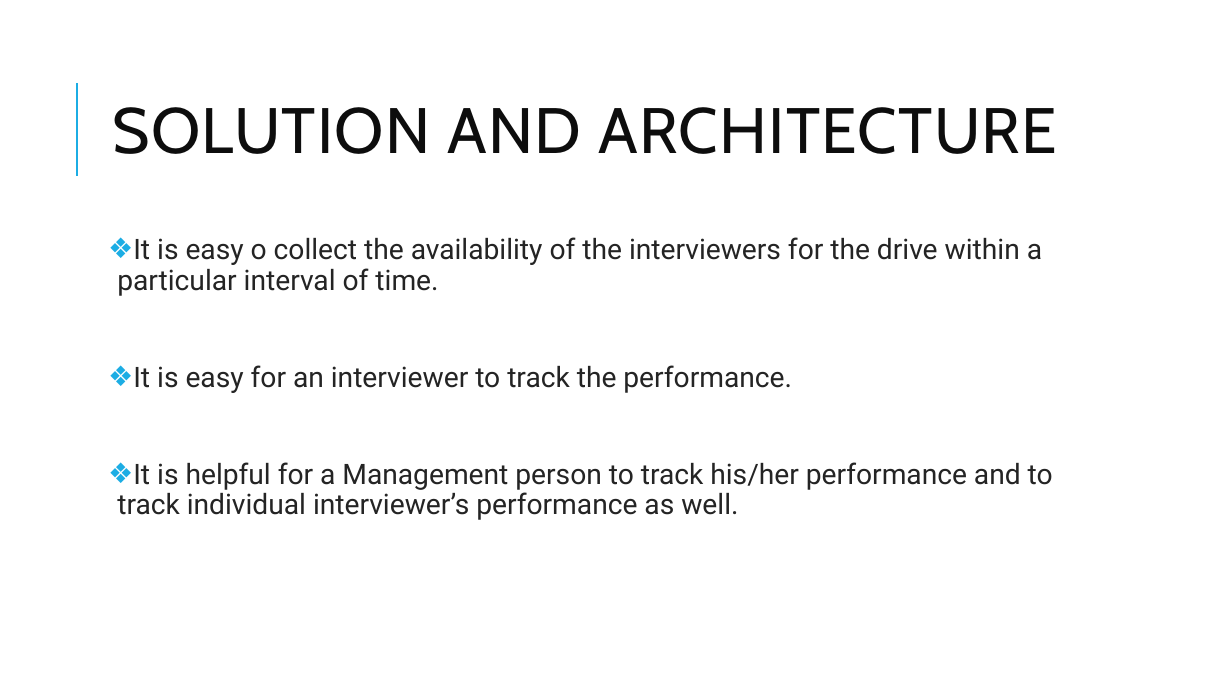
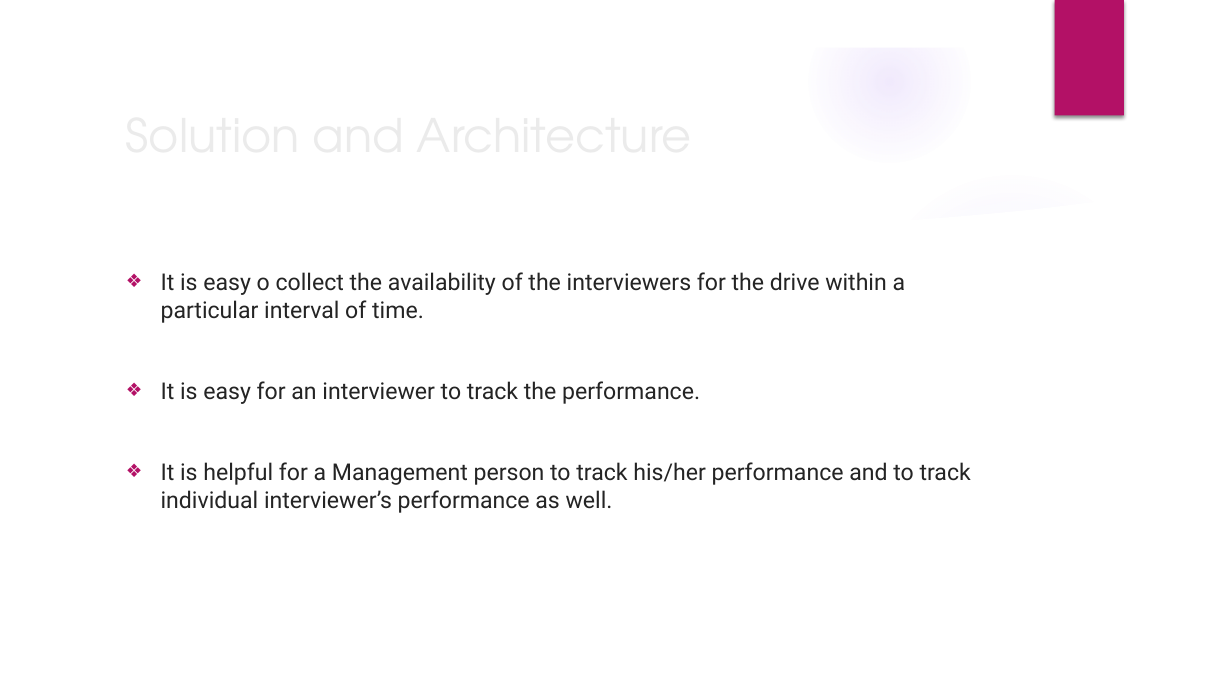
Before and after one commit to TeamAlpha01/Project, a slide deck: slide 5 of Demo PPT/Demo Template.pptx. Drawn at 1232x693 pixels with LibreOffice and Linux fonts; fonts in the diff are those of the drawing; background and template pictures are left out. Boxes give left, top, right and bottom in pixels: in the first picture for what was removed or moved away, otherwise in the second. Text is boxed around its words. In the diff, an @@ line names an element or a change of style, - is before the commit and + after.

```diff
--- a/Demo PPT/Demo Template.pptx
+++ b/Demo PPT/Demo Template.pptx
@@ group added at [0,0,1232,693]: 4 ellipses, 3 freeform shapes @@
@@ rectangle added at [1055,0,1124,116], fill #B31166 @@
@@ line removed from (77, 176) to (77, 83) @@
@@ text "It is easy o collect ...": place and size @@
-text "It is easy o collect ..." at [117,237,1053,520]
+text "It is easy o collect ..." at [161,272,971,513]
@@ text "It is easy o collect ..." at [161,272,971,513]: size 22 to 18 pt; indent changed; line spacing 0.9 to 1; less space between paragraphs; bullet colour #1CADE4 to #B31166 @@
@@ title at [849,462,887,481]: text changed; size 50 to 36 pt; font Cabin to TeX Gyre Adventor; text colour #0D0D0D to #EBEBEB @@
-SOLUTION AND ARCHITECTURE
+Solution and Architecture
```
Also in this commit, not shown: 10 other slides changed, 1 slide added, 1 slide removed.
